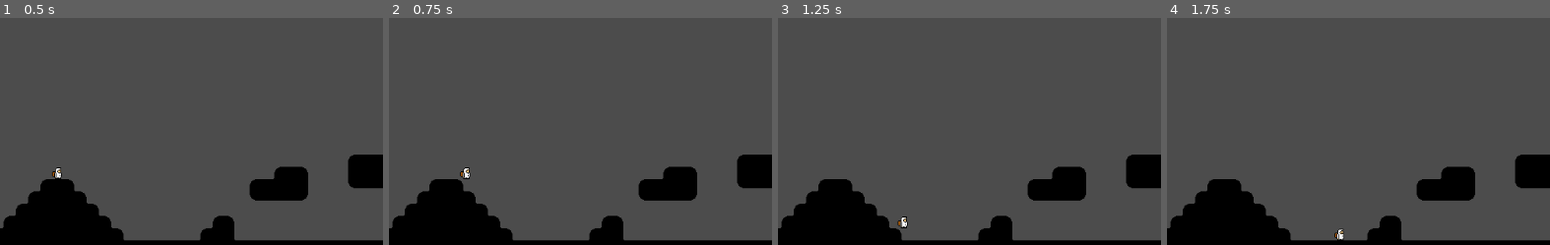
Above: before the commit, frames 1-4 (left to right).
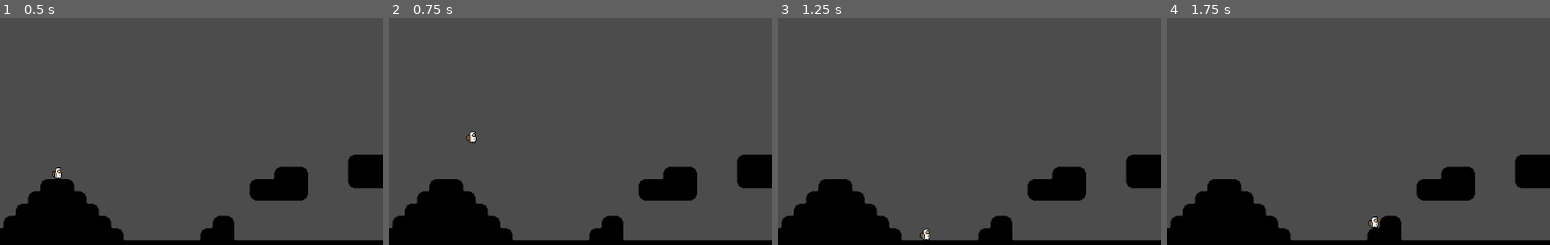
Above: after the commit, the same moments.

Repository: EispriStic/Worms3D
Game: Godot game, scene res://Scenes/MainScene/MainScene.tscn
The game is run twice, just before and just after one commit, with the same random seed, the same clock (stepped at 60 frames per second) and the same inputs.
Inputs:
- Up to frame 1 (0.5 s): no input
- Up to frame 2 (0.75 s): tap Enter at 0.5 s; hold Right (right) from 0.53 s (still down); tap Space (jump) at 0.6 s
- Up to frame 3 (1.25 s): keep holding Right (right); tap Space (jump) at 0.77, 1.07 s
- Up to frame 4 (1.75 s): keep holding Right (right); tap Space (jump) at 1.35, 1.52 s
The pictures show only the part of the screen within x 30-80%, y 50-100%; the shares and areas given below are measured in that part.

Frame 1 is identical in both runs. In frame 2, 0.2% of the frame differs, in the area x 18-23%, y 49-71%; in frame 3, 0.2%; in frame 4, 0.2%.

Commit message:
OMG LE JOUEUR IL BOUGE NORMALEMENT

Diff:
--- a/le_jeu/Scenes/Globals.gd
+++ b/le_jeu/Scenes/Globals.gd
@@ -1,5 +1,5 @@
 extends Node
 
 var gravity = 2500
-var baseSpeed = 7500
+var baseSpeed = 2000
 var jumpForce = 500
--- a/le_jeu/Scenes/Player/Player.gd
+++ b/le_jeu/Scenes/Player/Player.gd
@@ -7,41 +7,38 @@
 var intelligence = 1
 var luck = 1
 var dexterity = 1
-var speed = 1
+var speed = 5
 var HP = vitality * 10
 
-var movingRight = true
+var moveSpeed = Globals.baseSpeed * speed
+var jumpSpeed = Globals.jumpForce
+var gravity = Globals.gravity
+var velocity = Vector2.ZERO
 var isOnGround = false
-var velocity = Vector2.ZERO
 
 func _physics_process(delta):
 	move(delta)
 
 func move(delta):
+	# reset horizontal velocity
 	velocity.x = 0
 
+	# set horizontal velocity
 	if Input.is_action_pressed("right"):
-		velocity.x += Globals.baseSpeed
+		velocity.x += moveSpeed
 	if Input.is_action_pressed("left"):
-		velocity.x -= Globals.baseSpeed
+		velocity.x -= moveSpeed
 
-	velocity.x *= speed * delta
+	velocity.x *= delta
 
-	if velocity.x > 0:
-		movingRight = true
-	else:
-		movingRight = false
+	# apply gravity
+	# player always has downward velocity
+	velocity.y += gravity * delta
 
-	velocity.y += Globals.gravity * delta
+	# jump will happen on the next frame
+	if Input.is_action_just_pressed("jump"):
+		if is_on_floor():
+			velocity.y = -jumpSpeed # negative Y is up in Godot
 
-	if Input.is_action_just_pressed("jump"):
-		if isOnGround:
-			velocity.y = - Globals.jumpForce
-
-	move_and_slide(velocity, Vector2.UP)
-
-func _on_FootArea_body_entered(_body):
-	isOnGround = true
-
-func _on_FootArea_body_exited(_body):
-	isOnGround = false
+	# actually move the player
+	velocity = move_and_slide(velocity, Vector2.UP)
